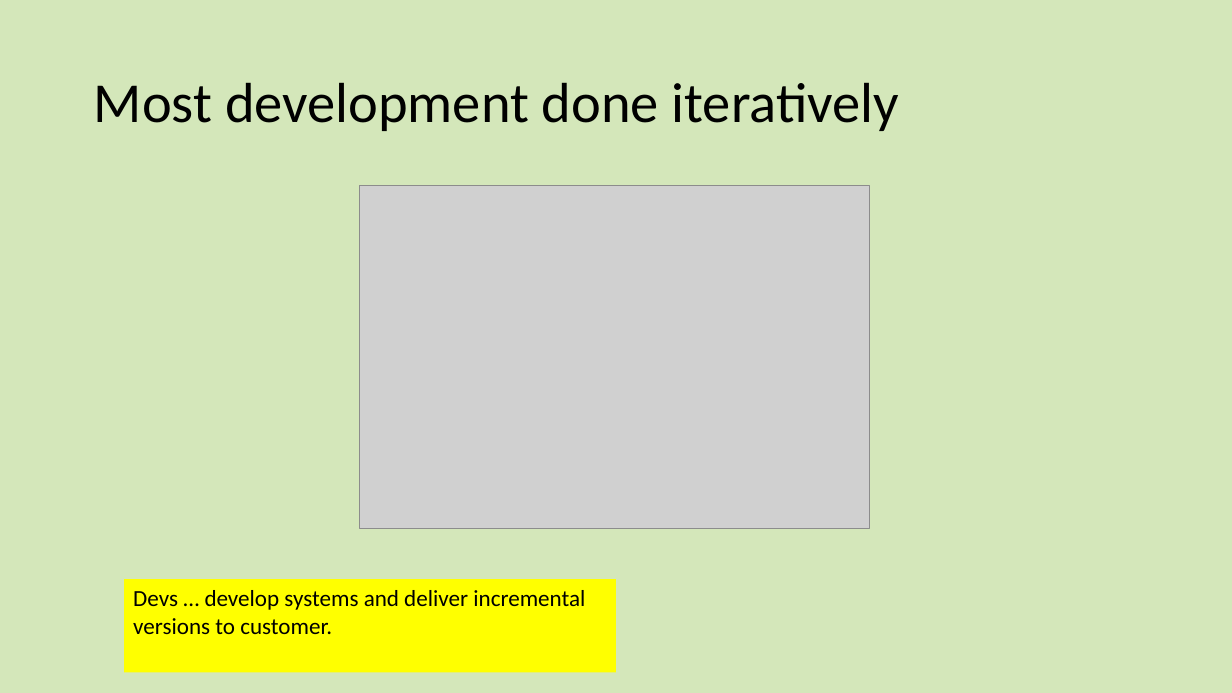
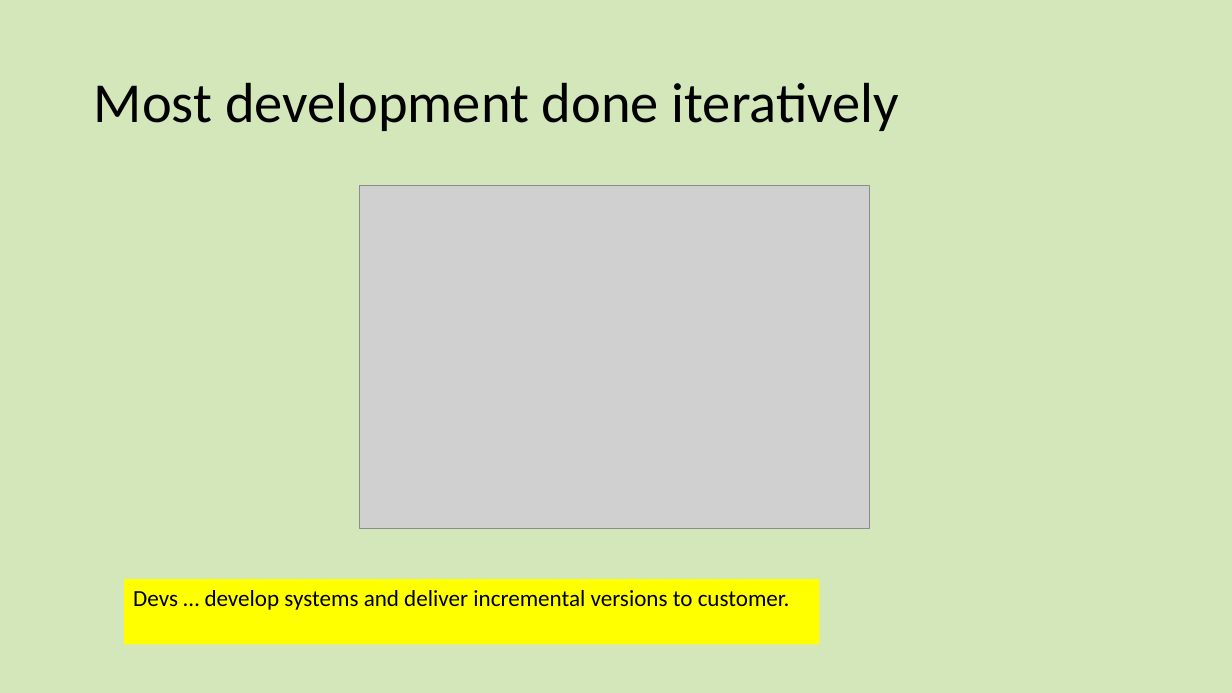
Before and after one commit to dlash02/SEJobTalk, a slide deck: slide 10 of SoftwareEngineeringV2.pptx (slide 11 before the commit). Drawn at 1232x693 pixels with LibreOffice and Linux fonts; fonts in the diff are those of the drawing; grey boxes stand for pictures. Boxes give left, top, right and bottom in pixels: in the first picture for what was removed or moved away, otherwise in the second. Text is boxed around its words. In the diff, an @@ line names an element or a change of style, - is before the commit and + after.

```diff
--- a/SoftwareEngineeringV2.pptx
+++ b/SoftwareEngineeringV2.pptx
@@ rectangle "Devs … develop systems and ...": place and size @@
-rectangle "Devs … develop systems and ..." at (124,579,616,673)
+rectangle "Devs … develop systems and ..." at (124,579,819,645)
```
Also in this commit, not shown: 4 other slides changed.
